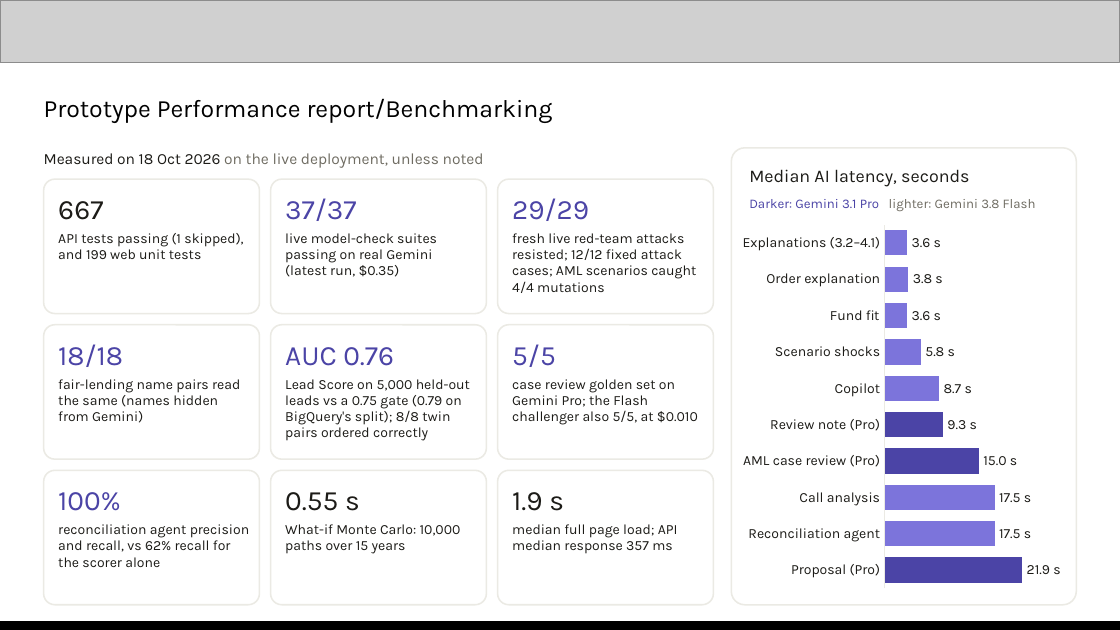
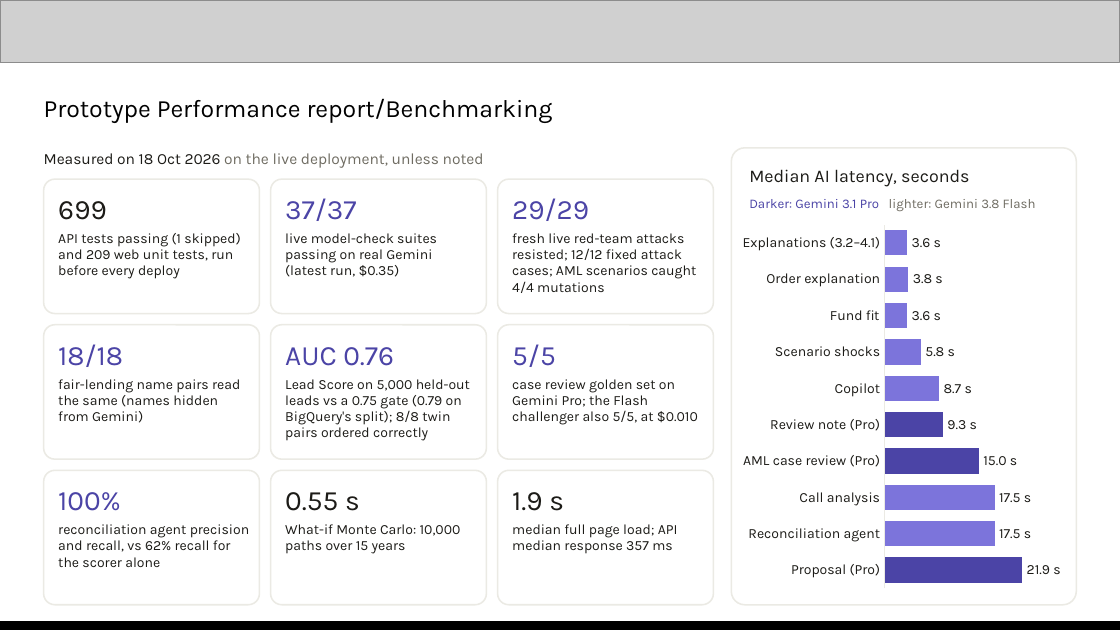
Before and after one commit to XoAuraHiru/ai-builder-2026, a slide deck: slide 11 of docs/pitch/Atrium-Pitch-Deck.pptx. Drawn at 1120x630 pixels with LibreOffice and Linux fonts; fonts in the diff are those of the drawing; grey boxes stand for pictures. Boxes give left, top, right and bottom in pixels: in the first picture for what was removed or moved away, otherwise in the second. Text is boxed around its words. In the diff, an @@ line names an element or a change of style, - is before the commit and + after.

```diff
--- a/docs/pitch/Atrium-Pitch-Deck.pptx
+++ b/docs/pitch/Atrium-Pitch-Deck.pptx
@@ text at (58,201,106,220): text changed @@
-667
+699
@@ text at (58,233,240,279): text changed @@
-API tests passing (1 skipped), and 199 web unit tests
+API tests passing (1 skipped) and 209 web unit tests, run before every deploy
```
Also in this commit, not shown: 1 other slide changed, 3 other files.
